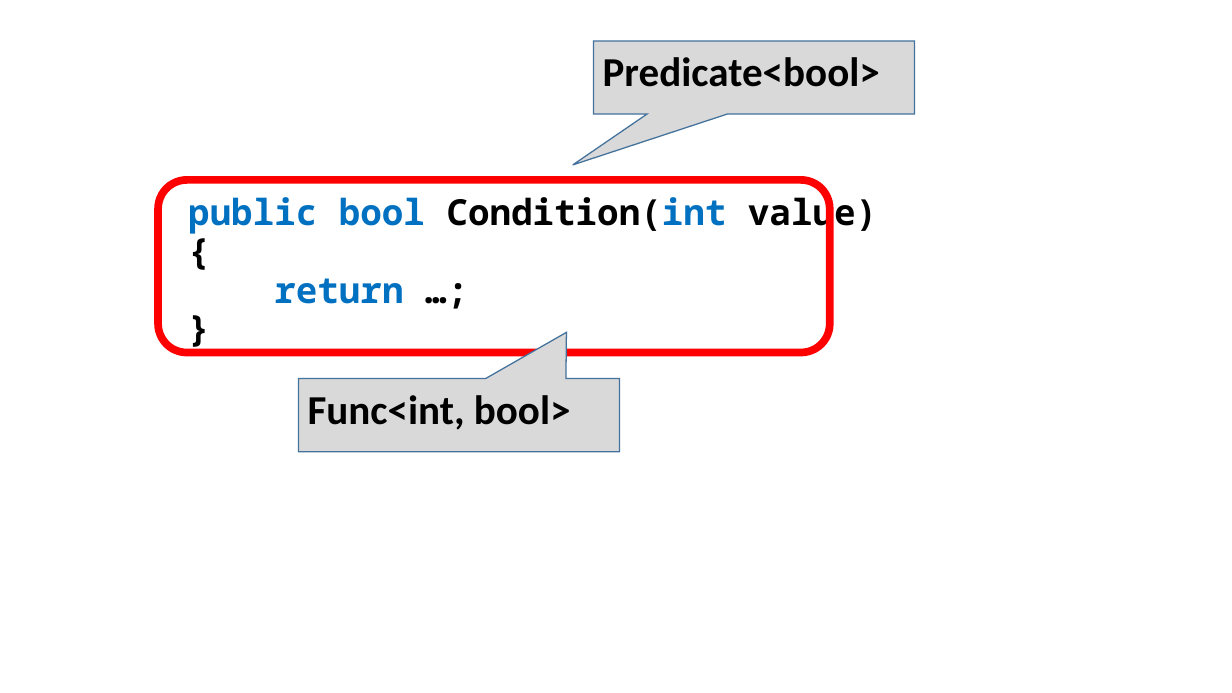
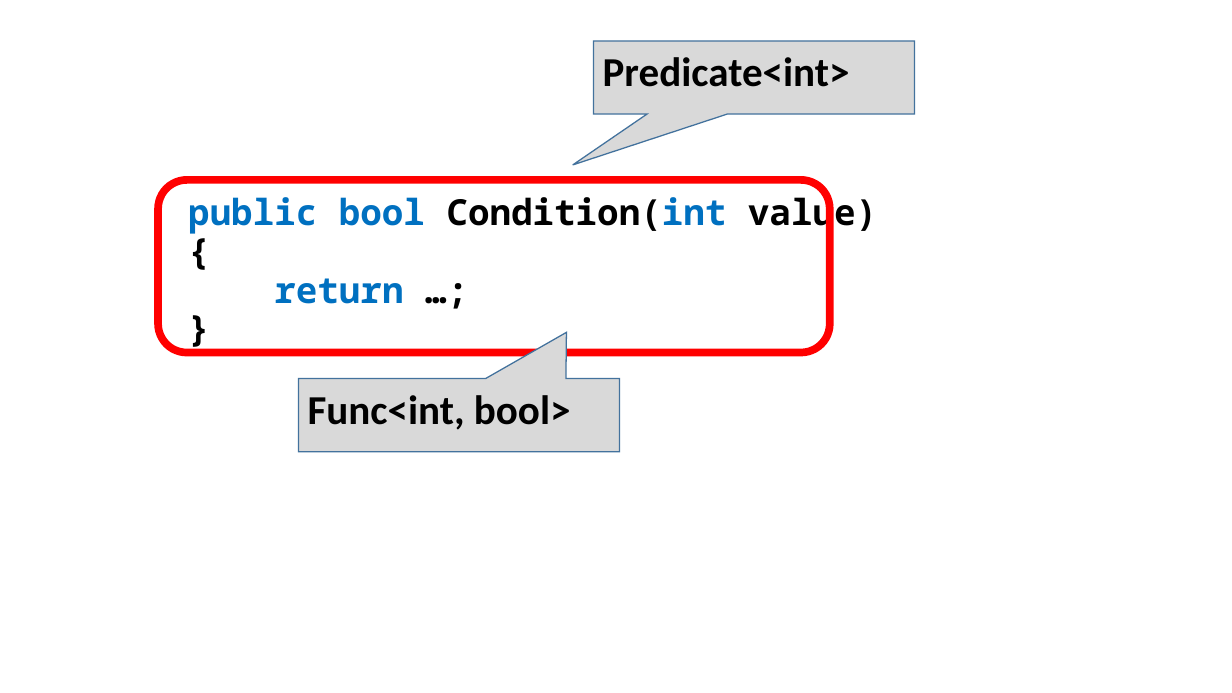
Before and after one commit to perl-easj/Teaching-materials, a slide deck: slide 13 of CSharpProgramming/Presentations/FurtherParam/FuncAsParam.pptx. Drawn at 1232x693 pixels with LibreOffice and Linux fonts; fonts in the diff are those of the drawing. Boxes give left, top, right and bottom in pixels: in the first picture for what was removed or moved away, otherwise in the second. Text is boxed around its words. In the diff, an @@ line names an element or a change of style, - is before the commit and + after.

```diff
--- a/CSharpProgramming/Presentations/FurtherParam/FuncAsParam.pptx
+++ b/CSharpProgramming/Presentations/FurtherParam/FuncAsParam.pptx
@@ text in speech box at (603, 57, 850, 87): text changed @@
-Predicate<bool>
+Predicate<int>
```
Also in this commit, not shown: 6 other slides changed, 11 other files.
